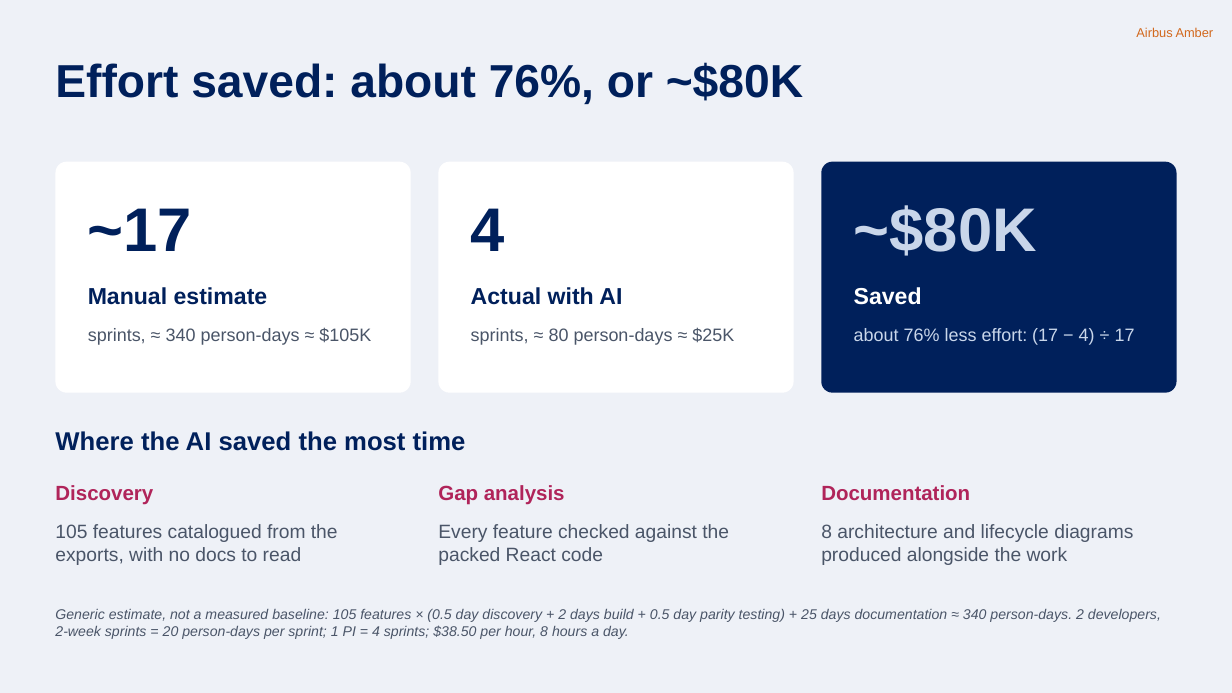
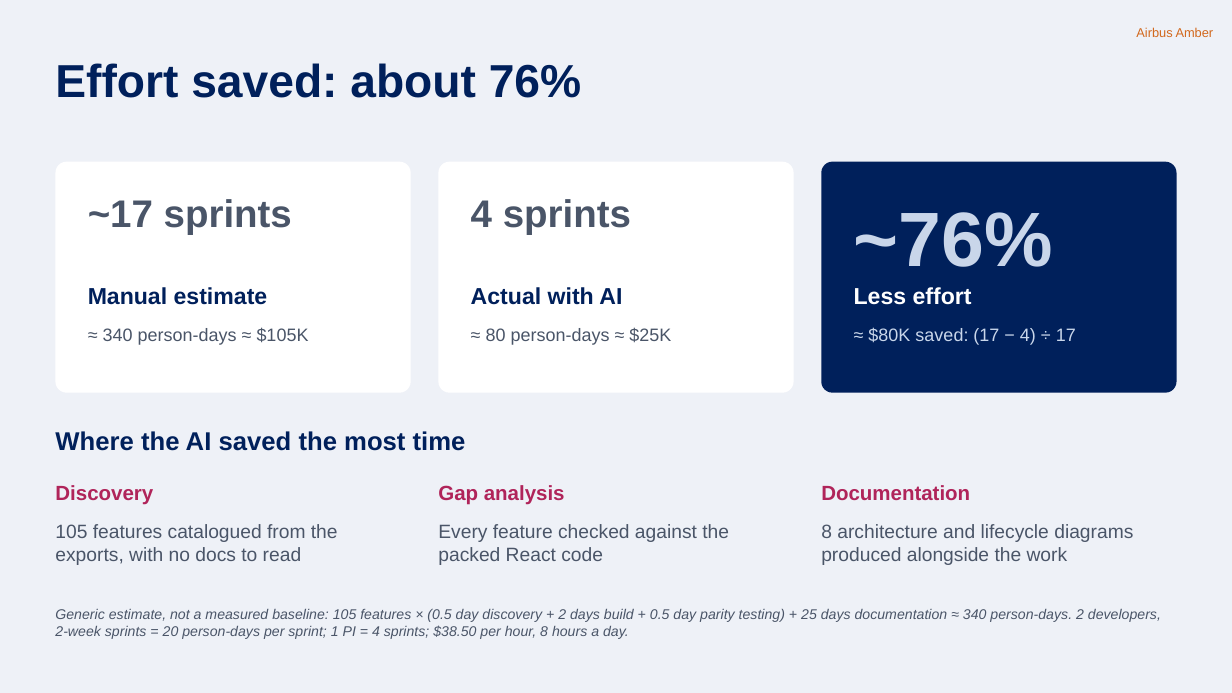
Before and after one commit to nithinram97/archify, a slide deck: slide 8 of erm-migration/docs/ERM-Migration-Jury-Pitch.pptx. Drawn at 1232x693 pixels with LibreOffice and Linux fonts; fonts in the diff are those of the drawing. Boxes give left, top, right and bottom in pixels: in the first picture for what was removed or moved away, otherwise in the second. Text is boxed around its words. In the diff, an @@ line names an element or a change of style, - is before the commit and + after.

```diff
--- a/erm-migration/docs/ERM-Migration-Jury-Pitch.pptx
+++ b/erm-migration/docs/ERM-Migration-Jury-Pitch.pptx
@@ title at <box>55,63,581,98</box>: text changed @@
-Effort saved: about 76%, or ~$80K
+Effort saved: about 76%
@@ text at <box>88,199,292,235</box>: text changed; size 48 to 30 pt; text colour #00205B to #4A5568 @@
-~17
+~17 sprints
@@ text at <box>471,199,631,235</box>: text changed; size 48 to 30 pt; text colour #00205B to #4A5568 @@
-4
+4 sprints
@@ text at <box>854,212,1053,267</box>: text changed; size 48 to 60 pt @@
-~$80K
+~76%
@@ text at <box>854,287,972,305</box>: text changed @@
-Saved
+Less effort
@@ text at <box>103,327,309,345</box>: text changed @@
-sprints, ≈ 340 person-days ≈ $105K
+≈ 340 person-days ≈ $105K
@@ text at <box>486,327,671,345</box>: text changed @@
-sprints, ≈ 80 person-days ≈ $25K
+≈ 80 person-days ≈ $25K
@@ text at <box>868,327,1076,345</box>: text changed @@
-about 76% less effort: (17 − 4) ÷ 17
+≈ $80K saved: (17 − 4) ÷ 17
```
Also in this commit, not shown: 3 other files.
